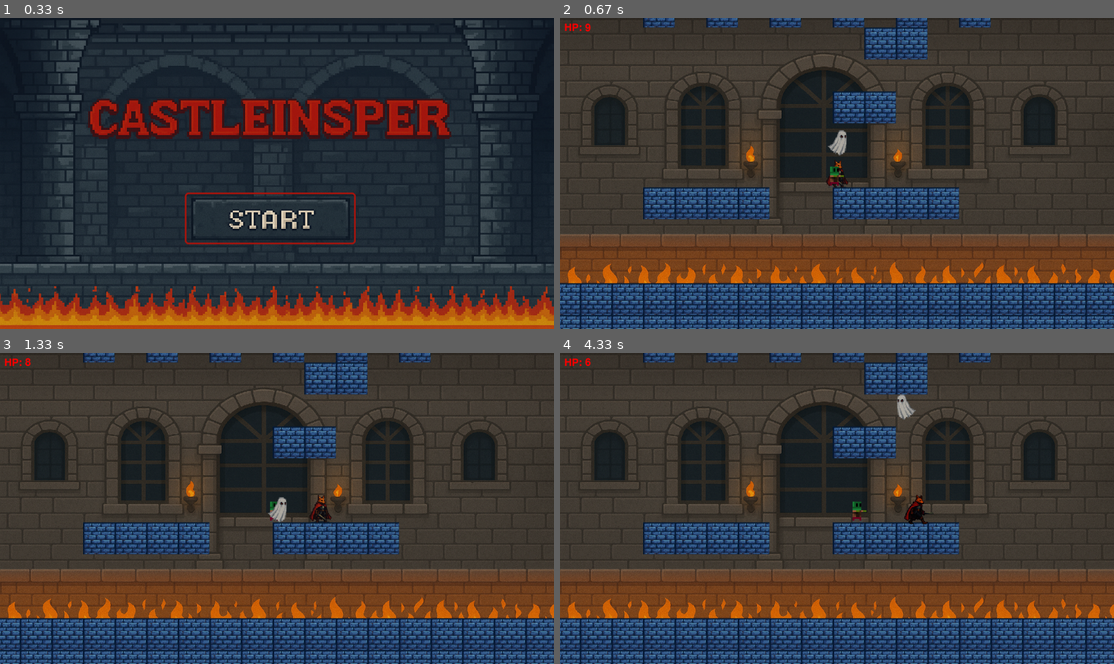
Above: before the commit, frames 1-4 (two rows, left to right).
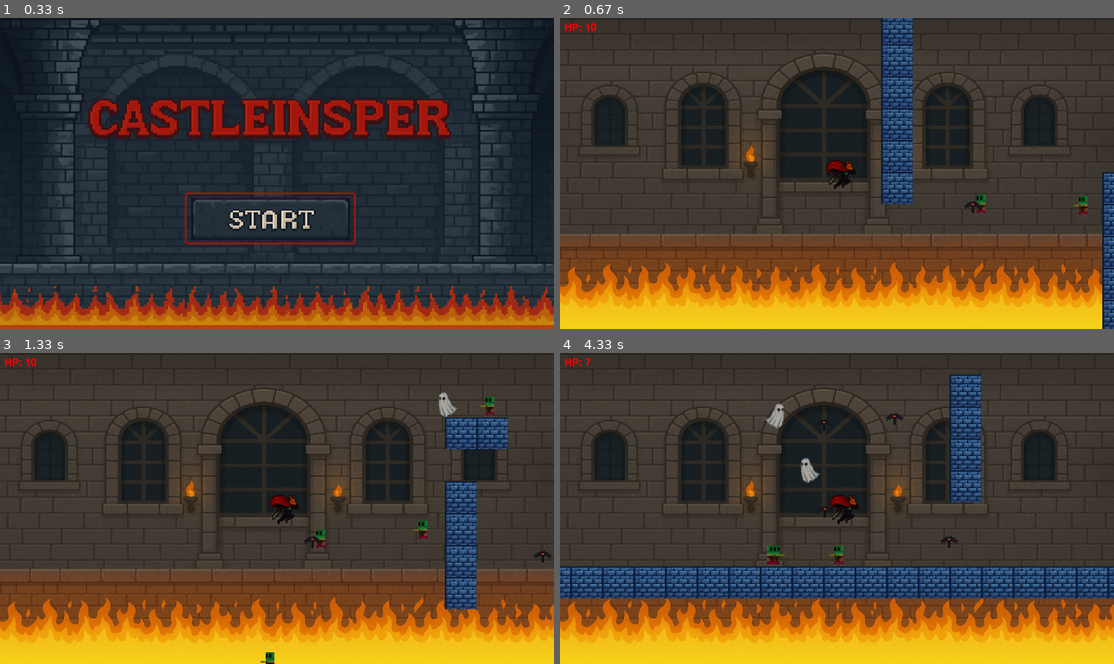
Above: after the commit, the same moments.

Repository: Victor-LP/pygame
Game: pygame game, started from CastleInsper.py
Same seed, same stepped clock (60 frames per second), same inputs: the game is played once before the commit and once after it.
Inputs:
- Up to frame 1 (0.33 s): no input
- Up to frame 2 (0.67 s): tap Enter at 0.33 s
- Up to frame 3 (1.33 s): tap Space at 0.67 s; hold D from 1 s (still down)
- Up to frame 4 (4.33 s): release D at 1.47 s; hold W 1.5-1.8 s; hold D 1.83-2.3 s; hold A 2.33-2.87 s; hold A 2.9-3.3 s; hold W 3.33-3.7 s; hold D from 3.73 s (still down)

Frame 1 is identical in both runs. In frame 2, 26% of the frame differs, in the area x 0-100%, y 0-100%; in frame 3, 27%; in frame 4, 37%.

Commit message:
edições

Diff:
--- a/config.py
+++ b/config.py
@@ -1,6 +1,6 @@
 import pygame
 from os import path
-
+import random
 # ========== DIRETÓRIOS DE ASSETS ==========
 IMG_DIR = path.join(path.dirname(__file__), 'assets', 'img')
 SND_DIR = path.join(path.dirname(__file__), 'assets', 'snd')
@@ -54,77 +54,68 @@
 EMPTY = -1
 
 # ========== GERAÇÃO DO MAPA ==========
-MAP = []
-height = 200
-width = 20
+MAP_WIDTH = 30
+MAP_HEIGHT = 200
 
-for y in range(height):
-    row = [EMPTY] * width
+def generate_map():
+    # Cria um mapa vazio
+    game_map = [[EMPTY for _ in range(MAP_HEIGHT)] for _ in range(MAP_WIDTH)]
 
-    # Plataformas principais
-    if y % 6 == 0 and y < height - 6:
-        level = y // 6
+    # Cria paredes nas bordas
+    for x in range(MAP_WIDTH):
+        game_map[x][0] = BLOCK  # Parede superior
+        game_map[x][MAP_HEIGHT-1] = BLOCK  # Parede inferior
 
-        if level % 5 == 0:
-            # Buracos no meio
-            for x in range(4, width - 4):
-                if x < 7 or x > 10:
-                    row[x] = BLOCK
-        elif level % 5 == 1:
-            # Buracos alternados
-            for x in range(4, width - 4):
-                if x % 2 == 0:
-                    row[x] = BLOCK
-        elif level % 5 == 2:
-            # Dois segmentos separados
-            for x in range(4, 8):
-                row[x] = BLOCK
-            for x in range(10, 14):
-                row[x] = BLOCK
-        elif level % 5 == 3:
-            # Plataforma quebrada
-            row[4] = BLOCK
-            row[5] = BLOCK
-            row[7] = BLOCK
-            row[8] = BLOCK
-            row[10] = BLOCK
-            row[11] = BLOCK
-            row[13] = BLOCK
-            row[14] = BLOCK
-        else:
-            # Buraco grande no centro
-            for x in range(4, width - 4):
-                if x != 8 and x != 9 and x != 10:
-                    row[x] = BLOCK
+    for y in range(MAP_HEIGHT):
+        game_map[0][y] = BLOCK  # Parede esquerda
+        game_map[MAP_WIDTH-1][y] = BLOCK  # Parede direita
 
-    # Plataformas de apoio
-    elif (y - 3) % 6 == 0 and y < height - 3:
-        level = y // 6
-        if level % 3 == 0:
-            row[6] = BLOCK
-            row[7] = BLOCK
-        elif level % 3 == 1:
-            row[10] = BLOCK
-            row[11] = BLOCK
-        else:
-            row[4] = BLOCK
-            row[13] = BLOCK
+    # Cria chão básico
+    for x in range(1, MAP_WIDTH-1):
+        game_map[x][MAP_HEIGHT-2] = BLOCK  # Chão principal
 
-    # Plataformas flutuantes extras
-    elif (y - 1) % 3 == 0 and y > 10 and y < height - 10:
-        level = y // 3
-        if level % 4 == 0:
-            row[2] = BLOCK
-            row[15] = BLOCK
-        elif level % 4 == 1:
-            row[5] = BLOCK
-            row[6] = BLOCK
-        elif level % 4 == 2:
-            row[11] = BLOCK
-            row[12] = BLOCK
+    # Adiciona plataformas aleatórias
+    num_platforms = random.randint(8, 15)
+    for _ in range(num_platforms):
+        platform_width = random.randint(3, 8)
+        platform_height = 1
+        platform_x = random.randint(2, MAP_WIDTH - platform_width - 2)
+        platform_y = random.randint(5, MAP_HEIGHT - 10)
 
-    # Chão sólido
-    if y >= height - 5:
-        row = [BLOCK] * width
+        # Verifica se há espaço suficiente para a plataforma
+        valid_position = True
+        for x in range(platform_x, platform_x + platform_width):
+            if game_map[x][platform_y] != EMPTY:
+                valid_position = False
+                break
 
-    MAP.append(row)
+        if valid_position:
+            for x in range(platform_x, platform_x + platform_width):
+                game_map[x][platform_y] = BLOCK
+
+    # Adiciona paredes aleatórias
+    num_walls = random.randint(5, 10)
+    for _ in range(num_walls):
+        wall_width = 1
+        wall_height = random.randint(2, 6)
+        wall_x = random.randint(2, MAP_WIDTH - 3)
+        wall_y = random.randint(2, MAP_HEIGHT - wall_height - 2)
+
+        # Verifica se há espaço para a parede
+        valid_position = True
+        for y in range(wall_y, wall_y + wall_height):
+            if game_map[wall_x][y] != EMPTY:
+                valid_position = False
+                break
+
+        if valid_position:
+            for y in range(wall_y, wall_y + wall_height):
+                game_map[wall_x][y] = BLOCK
+
+    # Garante que o jogador tenha espaço para começar
+    for x in range(1, 5):
+        for y in range(MAP_HEIGHT-5, MAP_HEIGHT-1):
+            game_map[x][y] = EMPTY
+
+    return game_map
+MAP = generate_map()
--- a/game.py
+++ b/game.py
@@ -2,13 +2,14 @@
 from config import FPS, GRAY, WIDTH, HEIGHT, BLOCK_WIDTH, BLOCK_HEIGHT, MAP, BLOCK, GAME_OVER
 from assets import load_assets
 from sprites import Tile, Player, Zombie, Bat, Ghost
+import random
 
 def game_screen(window):
     # ========== INICIALIZAÇÃO ==========
     clock = pygame.time.Clock()
     assets = load_assets()
     background = pygame.transform.scale(assets['background'], (WIDTH, HEIGHT))
-
+    player_alive = True
     # ========== GRUPOS DE SPRITES ==========
     all_sprites = pygame.sprite.Group()
     all_blocks = pygame.sprite.Group()
@@ -47,26 +48,14 @@
     player = Player(groups, assets, all_blocks)
     all_players.add(player)
     all_sprites.add(player)
-
-    # Inimigos
-    zombies = [
-        Zombie(groups, assets, all_blocks),
-        Zombie(groups, assets, all_blocks),
-        Zombie(groups, assets, all_blocks)
-    ]
-
-    bats = [
-        Bat(groups, assets),
-        Bat(groups, assets)
-    ]
-
-    ghosts = [
-        Ghost(groups, assets, all_blocks),
-        Ghost(groups, assets, all_blocks)
-    ]
-
-    # Adiciona todos os inimigos aos grupos
-    for enemy in zombies + bats + ghosts:
+    # ==== MUITOS INIMIGOS NO TOPO ====
+    for i in range(10):  # ajuste a quantidade
+        enemy = random.choice([Zombie(groups, assets, all_blocks),
+                           Ghost(groups, assets, all_blocks),
+                           Bat(groups, assets, all_blocks)])
+    # posição aleatória no topo
+        enemy.rect.x = random.randint(0, WIDTH)
+        enemy.rect.y = random.randint(0, HEIGHT)  # topo da tela
         all_sprites.add(enemy)
         all_enemies.add(enemy)
 
@@ -76,6 +65,9 @@
     pygame.key.set_repeat(1, 10)
     pygame.mixer.music.play(loops=-1)
     while running:
+        # ===== CÂMERA =====
+        camera_x = -player.rect.centerx + WIDTH // 2
+        camera_y = -player.rect.centery + HEIGHT // 2
         clock.tick(FPS)
 
         # ========== PROCESSAMENTO DE EVENTOS ==========
@@ -110,8 +102,7 @@
 
         # Movimento dos inimigos em direção ao jogador
         for enemy in all_enemies:
-            if hasattr(enemy, 'move_to_player'):
-                enemy.move_to_player(player, assets)
+            enemy.move_to_player(player, assets)
 
         # Detecção de colisões
         pygame.sprite.groupcollide(all_enemies, all_attacks, True, True, pygame.sprite.collide_mask)
@@ -129,7 +120,7 @@
         camera_y = -player.rect.centery + HEIGHT // 2
 
         for sprite in all_sprites:
-            window.blit(sprite.image, (sprite.rect.x, sprite.rect.y + camera_y))
+            window.blit(sprite.image, (sprite.rect.x + camera_x, sprite.rect.y + camera_y))
         font = pygame.font.Font(None, 36)
         hp_text = font.render(f"HP: {player.hp}", True, (255, 0, 0))
         window.blit(hp_text, (10, 10))
--- a/sprites.py
+++ b/sprites.py
@@ -70,9 +70,9 @@
 class Player(PhysicsEntity):
     def __init__(self, groups, assets, all_blocks):
         super().__init__(groups, assets, 'player', all_blocks)
-        self.rect.centerx = WIDTH // 2
-        self.rect.bottom = HEIGHT * 10
-        self.speedx = 5
+        self.rect.centerx = 0
+        self.rect.bottom = 0
+        self.speedx = 8
         self.looking = 1  # 1 = direita, -1 = esquerda
         self.hp = 10
 
@@ -89,7 +89,7 @@
         # self.hit_duration = 200     # ms que a animação de ataque permanece (duracao visual)
 
         # pega os frames diretamente do dict de assets
-        self.walk_frames = [self.assets[PLAYER_WALK3_IMG], self.assets[PLAYER_WALK1_IMG], self.assets[PLAYER_IMG]]
+        self.walk_frames = [self.assets[PLAYER_WALK1_IMG], self.assets[PLAYER_IMG]]
         self.walk_index = 0
         self.last_walk_time = 0
         self.walk_interval = WALK_ANIM_INTERVAL
@@ -195,7 +195,7 @@
 
 class Ghost(GroundEnemy):
     def __init__(self, groups, assets, all_blocks):
-        super().__init__(groups, assets, 'ghost', all_blocks, speed=2)
+        super().__init__(groups, assets, 'ghost', all_blocks, speed=5)
 
     def move_to_player(self, player, assets):
         #Move o esqueleto em direção ao jogador com pulo
@@ -204,45 +204,14 @@
             self.jump()
 
 # ========== CLASSE DO MORCEGO ==========
-class Bat(pygame.sprite.Sprite):
-    def __init__(self, groups, assets):
-        super().__init__()
-        self.image = assets['bat1']
-        self.mask = pygame.mask.from_surface(self.image)
-        self.rect = self.mask.get_rect()
-        self.rect.centerx = random.randint(0, WIDTH)
-        self.rect.y = random.randint(40, HEIGHT // 3)
-        self.groups = groups
-        self.assets = assets
-        self.direction = 1
-        self.speed = 2
-        self.switch_interval = 1500
-        self.last_switch = pygame.time.get_ticks()
-
-    def update(self):
-        # Atualiza o movimento do morcego
-        now = pygame.time.get_ticks()
-        if now - self.last_switch >= self.switch_interval:
-            self.direction *= -1
-            self.last_switch = now
-
-        self.rect.x += self.speed * self.direction
-
-        # Atualiza animação baseada na direção
-        if self.direction == -1:
-            self.image = pygame.transform.flip(self.assets['bat2'], True, False)
-        else:
-            self.image = self.assets['bat3']
-
-        # Mantém dentro da tela
-        if self.rect.right > WIDTH:
-            self.rect.right = WIDTH
-            self.direction = -1
-            self.last_switch = now
-        if self.rect.left < 0:
-            self.rect.left = 0
-            self.direction = 1
-            self.last_switch = now
+class Bat(GroundEnemy):
+    def __init__(self, groups, assets, all_blocks):
+        super().__init__(groups, assets, 'bat1', all_blocks, speed=2)
+
+    def move_to_player(self, player, assets):
+        #Move o esqueleto em direção ao jogador com pulo
+        super().move_to_player(player, assets)
+        self.jump()
 
 # ========== CLASSE DO ATAQUE ==========
 class Attack(pygame.sprite.Sprite):
